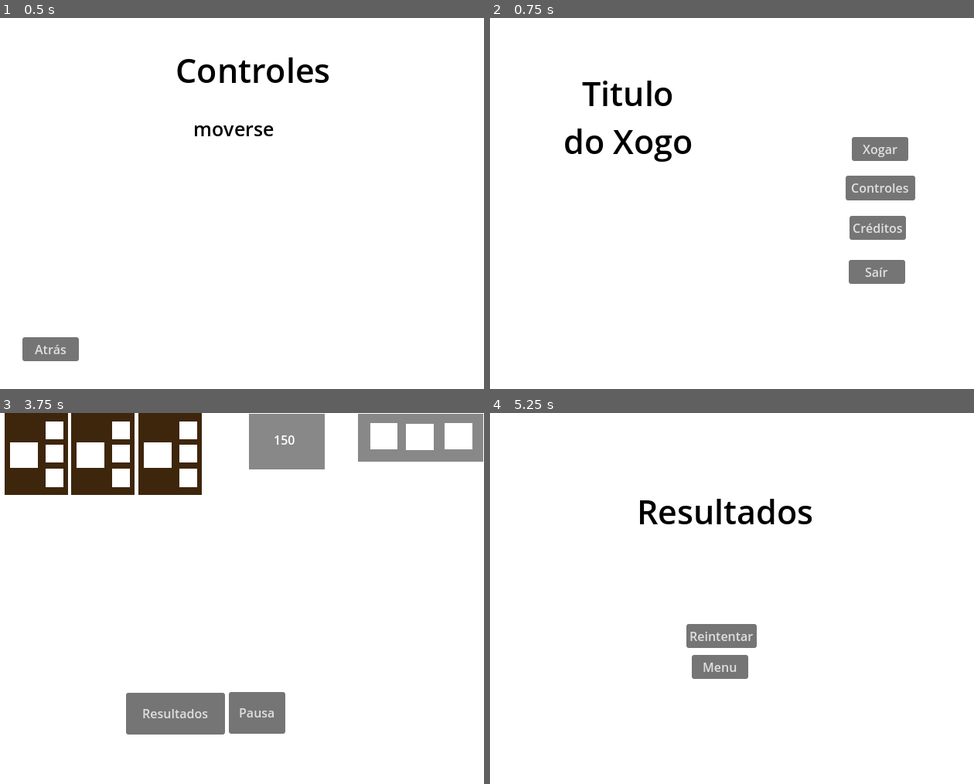
Above: before the commit, frames 1-4 (two rows, left to right).
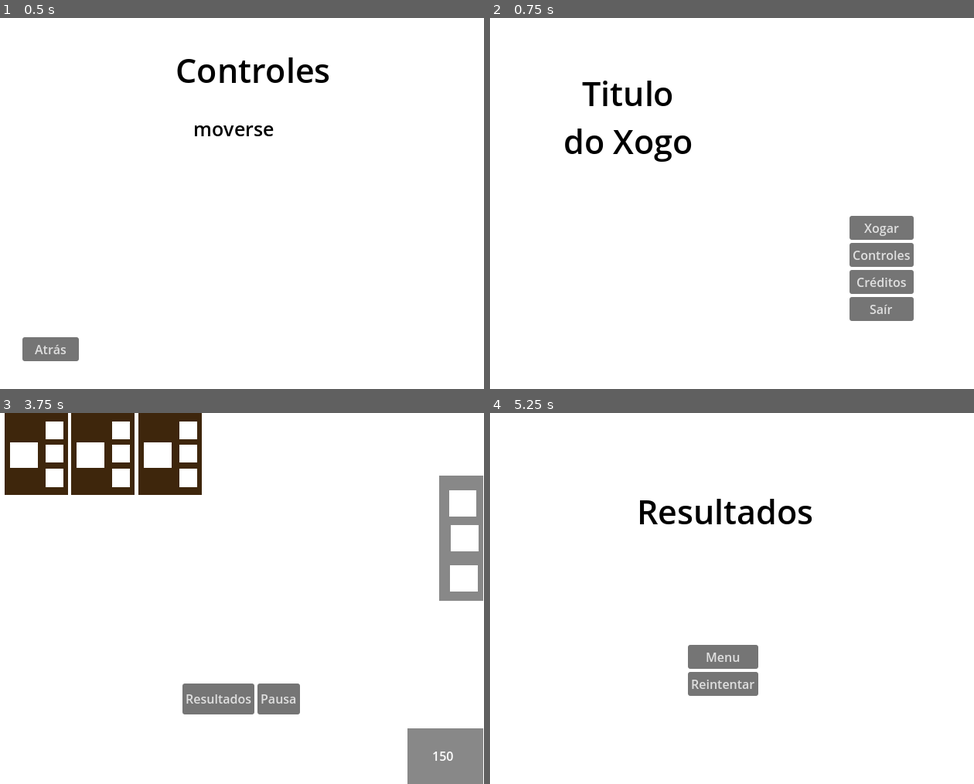
Above: after the commit, the same moments.

Repository: amenrio/techo-de-cristal
Game: Godot game, scene res://02_scenes/04_screens/controls_screen.tscn
The game is run twice, just before and just after one commit, with the same random seed, the same clock (stepped at 60 frames per second) and the same inputs. This scene is started directly instead of the project's main scene.
Inputs:
- Up to frame 1 (0.5 s): no input
- Up to frame 2 (0.75 s): click "Atrás" at 0.5 s
- Up to frame 3 (3.75 s): click "Créditos" at 1.25 s; click "Atrás" at 2 s; click "Xogar" at 2.75 s; click "Continuar" at 3.5 s
- Up to frame 4 (5.25 s): click "Resultados" at 4.25 s; click "Continuar" at 5 s

Frame 1 is identical in both runs. In frame 2, 4.1% of the frame differs, in the area x 73-88%, y 32-82%; in frame 3, 12%, in the area x 26-100%, y 0-100%; in frame 4, 2.2%.

Commit message:
everything in canvas layers

Diff:
--- a/02_scenes/04_screens/controls_screen.tscn
+++ b/02_scenes/04_screens/controls_screen.tscn
@@ -7,15 +7,26 @@
 [node name="controlsScreen" type="Node2D"]
 script = ExtResource("1_iwvct")
 
-[node name="fondo" type="ColorRect" parent="."]
+[node name="CanvasLayer" type="CanvasLayer" parent="."]
+
+[node name="interfaces" type="Control" parent="CanvasLayer"]
+layout_mode = 3
+anchors_preset = 15
+anchor_right = 1.0
+anchor_bottom = 1.0
+grow_horizontal = 2
+grow_vertical = 2
+metadata/_edit_use_anchors_ = true
+
+[node name="fondoPlaceholder" type="ColorRect" parent="CanvasLayer/interfaces"]
 offset_right = 640.0
 offset_bottom = 480.0
 metadata/_edit_use_anchors_ = true
 
-[node name="nombreCtr" type="Label" parent="."]
+[node name="nombreCtr" type="Label" parent="CanvasLayer/interfaces"]
 offset_left = 241.0
 offset_top = 38.0
-offset_right = 408.0
+offset_right = 441.0
 offset_bottom = 162.0
 theme = SubResource("Theme_u2luw")
 theme_override_colors/font_color = Color(0, 0, 0, 1)
@@ -24,15 +35,7 @@
 horizontal_alignment = 1
 metadata/_edit_use_anchors_ = true
 
-[node name="bControlesAtras" type="Button" parent="."]
-offset_left = 43.0
-offset_top = 413.0
-offset_right = 116.0
-offset_bottom = 444.0
-text = "Atrás"
-metadata/_edit_use_anchors_ = true
-
-[node name="textoCtr" type="Label" parent="."]
+[node name="textoCtr" type="Label" parent="CanvasLayer/interfaces"]
 offset_left = 129.0
 offset_top = 126.0
 offset_right = 503.0
@@ -44,4 +47,12 @@
 horizontal_alignment = 1
 metadata/_edit_use_anchors_ = true
 
-[connection signal="pressed" from="bControlesAtras" to="." method="_on_b_controles_atras_pressed"]
+[node name="bControlesAtras" type="Button" parent="CanvasLayer/interfaces"]
+offset_left = 43.0
+offset_top = 413.0
+offset_right = 116.0
+offset_bottom = 444.0
+text = "Atrás"
+metadata/_edit_use_anchors_ = true
+
+[connection signal="pressed" from="CanvasLayer/interfaces/bControlesAtras" to="." method="_on_b_controles_atras_pressed"]
--- a/02_scenes/04_screens/credits_screen.tscn
+++ b/02_scenes/04_screens/credits_screen.tscn
@@ -7,15 +7,33 @@
 [node name="creditsScreen" type="Node2D"]
 script = ExtResource("1_ohgdq")
 
-[node name="fondo" type="ColorRect" parent="."]
+[node name="CanvasLayer" type="CanvasLayer" parent="."]
+
+[node name="interfaces" type="Control" parent="CanvasLayer"]
+layout_mode = 3
+anchors_preset = 15
+anchor_right = 1.0
+anchor_bottom = 1.0
+grow_horizontal = 2
+grow_vertical = 2
+metadata/_edit_use_anchors_ = true
+
+[node name="bgIMG" type="TextureRect" parent="CanvasLayer/interfaces"]
+layout_mode = 1
+anchors_preset = 15
+anchor_right = 1.0
+anchor_bottom = 1.0
+grow_horizontal = 2
+grow_vertical = 2
+
+[node name="fondoplaceholder" type="ColorRect" parent="CanvasLayer/interfaces"]
 offset_right = 640.0
 offset_bottom = 480.0
-metadata/_edit_use_anchors_ = true
 
-[node name="nombreCreditos" type="Label" parent="."]
+[node name="nombreCreditos" type="Label" parent="CanvasLayer/interfaces"]
 offset_left = 241.0
 offset_top = 38.0
-offset_right = 408.0
+offset_right = 415.0
 offset_bottom = 162.0
 theme = SubResource("Theme_60m0t")
 theme_override_colors/font_color = Color(0, 0, 0, 1)
@@ -24,15 +42,7 @@
 horizontal_alignment = 1
 metadata/_edit_use_anchors_ = true
 
-[node name="bCreditosAtras" type="Button" parent="."]
-offset_left = 43.0
-offset_top = 413.0
-offset_right = 116.0
-offset_bottom = 444.0
-text = "Atrás"
-metadata/_edit_use_anchors_ = true
-
-[node name="textoCreditos" type="Label" parent="."]
+[node name="textoCreditos" type="Label" parent="CanvasLayer/interfaces"]
 offset_left = 129.0
 offset_top = 126.0
 offset_right = 503.0
@@ -46,4 +56,12 @@
 horizontal_alignment = 1
 metadata/_edit_use_anchors_ = true
 
-[connection signal="pressed" from="bCreditosAtras" to="." method="_on_b_creditos_atras_pressed"]
+[node name="bCreditosAtras" type="Button" parent="CanvasLayer/interfaces"]
+offset_left = 43.0
+offset_top = 413.0
+offset_right = 116.0
+offset_bottom = 444.0
+text = "Atrás"
+metadata/_edit_use_anchors_ = true
+
+[connection signal="pressed" from="CanvasLayer/interfaces/bCreditosAtras" to="." method="_on_b_creditos_atras_pressed"]
--- a/02_scenes/04_screens/feedback_screen.tscn
+++ b/02_scenes/04_screens/feedback_screen.tscn
@@ -5,12 +5,28 @@
 [node name="feedbackScreen" type="Node2D"]
 script = ExtResource("1_octdh")
 
-[node name="fondo" type="ColorRect" parent="."]
+[node name="CanvasLayer" type="CanvasLayer" parent="."]
+
+[node name="interfaces" type="Control" parent="CanvasLayer"]
+layout_mode = 3
+anchors_preset = 15
+anchor_right = 1.0
+anchor_bottom = 1.0
+grow_horizontal = 2
+grow_vertical = 2
+metadata/_edit_use_anchors_ = true
+
+[node name="bgIMG" type="TextureRect" parent="CanvasLayer/interfaces"]
+layout_mode = 0
+offset_right = 40.0
+offset_bottom = 40.0
+
+[node name="fondoPLACEHOLDER" type="ColorRect" parent="CanvasLayer/interfaces"]
 offset_right = 640.0
 offset_bottom = 480.0
 metadata/_edit_use_anchors_ = true
 
-[node name="ColorRect" type="ColorRect" parent="."]
+[node name="ColorRectPLACEHOLDER" type="ColorRect" parent="CanvasLayer/interfaces"]
 offset_left = 67.0
 offset_top = 2.0
 offset_right = 595.0
@@ -18,7 +34,29 @@
 color = Color(0.635294, 0.6, 0.466667, 1)
 metadata/_edit_use_anchors_ = true
 
-[node name="bContinuar" type="Button" parent="."]
+[node name="ColorRect4PLACEHOLDER" type="ColorRect" parent="CanvasLayer/interfaces"]
+offset_left = 84.0
+offset_top = 309.0
+offset_right = 563.0
+offset_bottom = 376.0
+color = Color(0.231373, 0.156863, 0.0588235, 1)
+
+[node name="feedbackBox" type="TextureRect" parent="CanvasLayer/interfaces"]
+layout_mode = 0
+offset_left = 84.0
+offset_top = 309.0
+offset_right = 124.0
+offset_bottom = 349.0
+
+[node name="feedbackText" type="Label" parent="CanvasLayer/interfaces/feedbackBox"]
+layout_mode = 0
+offset_left = 8.0
+offset_top = 15.0
+offset_right = 473.0
+offset_bottom = 58.0
+text = "\"Non diches nin un só pau á auga. Faralo mellor á próxima?\""
+
+[node name="bContinuar" type="Button" parent="CanvasLayer/interfaces"]
 offset_left = 520.0
 offset_top = 413.0
 offset_right = 606.0
@@ -26,19 +64,4 @@
 text = "Continuar"
 metadata/_edit_use_anchors_ = true
 
-[node name="ColorRect4" type="ColorRect" parent="."]
-offset_left = 84.0
-offset_top = 309.0
-offset_right = 563.0
-offset_bottom = 376.0
-color = Color(0.231373, 0.156863, 0.0588235, 1)
-
-[node name="Label" type="Label" parent="ColorRect4"]
-layout_mode = 0
-offset_left = 8.0
-offset_top = 15.0
-offset_right = 473.0
-offset_bottom = 58.0
-text = "\"Non diches nin un só pau á auga. Faralo mellor á próxima?\""
-
-[connection signal="pressed" from="bContinuar" to="." method="_on_b_continuar_pressed"]
+[connection signal="pressed" from="CanvasLayer/interfaces/bContinuar" to="." method="_on_b_continuar_pressed"]
--- a/02_scenes/04_screens/game_screen.tscn
+++ b/02_scenes/04_screens/game_screen.tscn
@@ -5,152 +5,184 @@
 [node name="gameScreen" type="Node2D"]
 script = ExtResource("1_fhcjr")
 
-[node name="fondo" type="ColorRect" parent="."]
+[node name="CanvasLayer" type="CanvasLayer" parent="."]
+
+[node name="interfaces" type="Control" parent="CanvasLayer"]
+layout_mode = 3
+anchors_preset = 15
+anchor_right = 1.0
+anchor_bottom = 1.0
+grow_horizontal = 2
+grow_vertical = 2
+metadata/_edit_use_anchors_ = true
+
+[node name="fondoPLACEHOLDER" type="ColorRect" parent="CanvasLayer/interfaces"]
 offset_right = 640.0
 offset_bottom = 480.0
 
-[node name="bResultados" type="Button" parent="."]
-offset_left = 177.0
-offset_top = 362.0
-offset_right = 305.0
-offset_bottom = 416.0
+[node name="bgIMG" type="TextureRect" parent="CanvasLayer/interfaces"]
+layout_mode = 0
+offset_right = 40.0
+offset_bottom = 40.0
+
+[node name="HBoxContainer" type="HBoxContainer" parent="CanvasLayer/interfaces"]
+layout_mode = 0
+offset_left = 250.0
+offset_top = 350.0
+offset_right = 402.0
+offset_bottom = 390.0
+
+[node name="bResultados" type="Button" parent="CanvasLayer/interfaces/HBoxContainer"]
+layout_mode = 2
 text = "Resultados"
 
-[node name="bPausa" type="Button" parent="."]
-offset_left = 310.0
-offset_top = 361.0
-offset_right = 383.0
-offset_bottom = 415.0
+[node name="bPausa" type="Button" parent="CanvasLayer/interfaces/HBoxContainer"]
+layout_mode = 2
 text = "Pausa"
 
-[node name="comandafondo1" type="ColorRect" parent="."]
+[node name="comandafondo1" type="ColorRect" parent="CanvasLayer/interfaces"]
 offset_left = 20.0
 offset_right = 102.0
 offset_bottom = 106.0
 color = Color(0.243137, 0.14902, 0.0470588, 1)
 
-[node name="platoSprite" type="ColorRect" parent="comandafondo1"]
+[node name="platoSprite" type="ColorRect" parent="CanvasLayer/interfaces/comandafondo1"]
+layout_mode = 0
 offset_left = 7.0
 offset_top = 38.0
 offset_right = 43.0
 offset_bottom = 71.0
 
-[node name="comidaSprite3" type="ColorRect" parent="comandafondo1"]
+[node name="comidaSprite3" type="ColorRect" parent="CanvasLayer/interfaces/comandafondo1"]
+layout_mode = 0
 offset_left = 53.0
 offset_top = 72.0
 offset_right = 76.0
 offset_bottom = 96.0
 
-[node name="comidaSprite2" type="ColorRect" parent="comandafondo1"]
+[node name="comidaSprite2" type="ColorRect" parent="CanvasLayer/interfaces/comandafondo1"]
+layout_mode = 0
 offset_left = 53.0
 offset_top = 41.0
 offset_right = 76.0
 offset_bottom = 64.0
 
-[node name="comidaSprite1" type="ColorRect" parent="comandafondo1"]
+[node name="comidaSprite1" type="ColorRect" parent="CanvasLayer/interfaces/comandafondo1"]
+layout_mode = 0
 offset_left = 53.0
 offset_top = 11.0
 offset_right = 76.0
 offset_bottom = 34.0
 
-[node name="comandafondo2" type="ColorRect" parent="."]
+[node name="comandafondo2" type="ColorRect" parent="CanvasLayer/interfaces"]
 offset_left = 106.0
 offset_right = 188.0
 offset_bottom = 106.0
 color = Color(0.243137, 0.14902, 0.0470588, 1)
 
-[node name="platoSprite" type="ColorRect" parent="comandafondo2"]
+[node name="platoSprite" type="ColorRect" parent="CanvasLayer/interfaces/comandafondo2"]
+layout_mode = 0
 offset_left = 7.0
 offset_top = 38.0
 offset_right = 43.0
 offset_bottom = 71.0
 
-[node name="comidaSprite3" type="ColorRect" parent="comandafondo2"]
+[node name="comidaSprite3" type="ColorRect" parent="CanvasLayer/interfaces/comandafondo2"]
+layout_mode = 0
 offset_left = 53.0
 offset_top = 72.0
 offset_right = 76.0
 offset_bottom = 96.0
 
-[node name="comidaSprite2" type="ColorRect" parent="comandafondo2"]
+[node name="comidaSprite2" type="ColorRect" parent="CanvasLayer/interfaces/comandafondo2"]
+layout_mode = 0
 offset_left = 53.0
 offset_top = 41.0
 offset_right = 76.0
 offset_bottom = 64.0
 
-[node name="comidaSprite1" type="ColorRect" parent="comandafondo2"]
+[node name="comidaSprite1" type="ColorRect" parent="CanvasLayer/interfaces/comandafondo2"]
+layout_mode = 0
 offset_left = 53.0
 offset_top = 11.0
 offset_right = 76.0
 offset_bottom = 34.0
 
-[node name="comandafondo3" type="ColorRect" parent="."]
+[node name="comandafondo3" type="ColorRect" parent="CanvasLayer/interfaces"]
 offset_left = 193.0
 offset_right = 275.0
 offset_bottom = 106.0
 color = Color(0.243137, 0.14902, 0.0470588, 1)
 
-[node name="platoSprite" type="ColorRect" parent="comandafondo3"]
+[node name="platoSprite" type="ColorRect" parent="CanvasLayer/interfaces/comandafondo3"]
+layout_mode = 0
 offset_left = 7.0
 offset_top = 38.0
 offset_right = 43.0
 offset_bottom = 71.0
 
-[node name="comidaSprite3" type="ColorRect" parent="comandafondo3"]
+[node name="comidaSprite3" type="ColorRect" parent="CanvasLayer/interfaces/comandafondo3"]
+layout_mode = 0
 offset_left = 53.0
 offset_top = 72.0
 offset_right = 76.0
 offset_bottom = 96.0
 
-[node name="comidaSprite2" type="ColorRect" parent="comandafondo3"]
+[node name="comidaSprite2" type="ColorRect" parent="CanvasLayer/interfaces/comandafondo3"]
+layout_mode = 0
 offset_left = 53.0
 offset_top = 41.0
 offset_right = 76.0
 offset_bottom = 64.0
 
-[node name="comidaSprite1" type="ColorRect" parent="comandafondo3"]
+[node name="comidaSprite1" type="ColorRect" parent="CanvasLayer/interfaces/comandafondo3"]
+layout_mode = 0
 offset_left = 53.0
 offset_top = 11.0
 offset_right = 76.0
 offset_bottom = 34.0
 
-[node name="fondo3" type="ColorRect" parent="."]
-offset_left = 477.0
-offset_top = 1.0
+[node name="fondo3" type="ColorRect" parent="CanvasLayer/interfaces"]
+offset_left = 582.0
+offset_top = 81.0
 offset_right = 639.0
-offset_bottom = 63.0
+offset_bottom = 243.0
 color = Color(0.533333, 0.533333, 0.533333, 1)
 
-[node name="comidaSprite3" type="ColorRect" parent="fondo3"]
-offset_left = 112.0
-offset_top = 12.0
-offset_right = 148.0
-offset_bottom = 46.0
+[node name="comidaSprite3" type="ColorRect" parent="CanvasLayer/interfaces/fondo3"]
+layout_mode = 0
+offset_left = 14.0
+offset_top = 116.0
+offset_right = 50.0
+offset_bottom = 150.0
 
-[node name="comidaSprite2" type="ColorRect" parent="fondo3"]
-offset_left = 62.0
-offset_top = 13.0
-offset_right = 98.0
-offset_bottom = 47.0
+[node name="comidaSprite2" type="ColorRect" parent="CanvasLayer/interfaces/fondo3"]
+layout_mode = 0
+offset_left = 15.0
+offset_top = 64.0
+offset_right = 51.0
+offset_bottom = 98.0
 
-[node name="comidaSprite1" type="ColorRect" parent="fondo3"]
-offset_left = 16.0
-offset_top = 12.0
-offset_right = 51.0
-offset_bottom = 46.0
+[node name="comidaSprite1" type="ColorRect" parent="CanvasLayer/interfaces/fondo3"]
+layout_mode = 0
+offset_left = 13.0
+offset_top = 19.0
+offset_right = 48.0
+offset_bottom = 53.0
 
-[node name="fondo2" type="ColorRect" parent="."]
-offset_left = 336.0
-offset_top = 1.0
-offset_right = 434.0
-offset_bottom = 73.0
+[node name="fondoTimerPLACEHOLDER" type="ColorRect" parent="CanvasLayer/interfaces"]
+offset_left = 541.0
+offset_top = 408.0
+offset_right = 639.0
+offset_bottom = 480.0
 color = Color(0.533333, 0.533333, 0.533333, 1)
 
-[node name="Label" type="Label" parent="."]
-offset_left = 368.0
-offset_top = 23.0
-offset_right = 408.0
-offset_bottom = 49.0
+[node name="Label" type="Label" parent="CanvasLayer/interfaces"]
+offset_left = 573.0
+offset_top = 432.0
+offset_right = 613.0
+offset_bottom = 458.0
 text = "150"
 
-[connection signal="pressed" from="bResultados" to="." method="_on_b_resultados_pressed"]
-[connection signal="pressed" from="bPausa" to="." method="_on_b_pausa_pressed"]
+[connection signal="pressed" from="CanvasLayer/interfaces/HBoxContainer/bResultados" to="." method="_on_b_resultados_pressed"]
+[connection signal="pressed" from="CanvasLayer/interfaces/HBoxContainer/bPausa" to="." method="_on_b_pausa_pressed"]
--- a/02_scenes/04_screens/menu_screen.tscn
+++ b/02_scenes/04_screens/menu_screen.tscn
@@ -16,10 +16,23 @@
 anchor_bottom = 1.0
 grow_horizontal = 2
 grow_vertical = 2
+metadata/_edit_use_anchors_ = true
 
-[node name="fondoPlacecolorholder" type="ColorRect" parent="CanvasLayer/interfaces"]
-offset_right = 640.0
-offset_bottom = 480.0
+[node name="bgIMAGE" type="TextureRect" parent="CanvasLayer/interfaces"]
+layout_mode = 1
+anchors_preset = 15
+anchor_right = 1.0
+anchor_bottom = 1.0
+grow_horizontal = 2
+grow_vertical = 2
+
+[node name="fondoPlaceholder" type="ColorRect" parent="CanvasLayer/interfaces"]
+layout_mode = 1
+anchors_preset = 15
+anchor_right = 1.0
+anchor_bottom = 1.0
+grow_horizontal = 2
+grow_vertical = 2
 
 [node name="nombreTitulo" type="Label" parent="CanvasLayer/interfaces"]
 offset_left = 109.0
@@ -33,35 +46,30 @@
 do Xogo"
 horizontal_alignment = 1
 
-[node name="bCreditos" type="Button" parent="CanvasLayer/interfaces"]
+[node name="VBoxContainer" type="VBoxContainer" parent="CanvasLayer/interfaces"]
+layout_mode = 0
 offset_left = 479.0
 offset_top = 256.0
-offset_right = 552.0
-offset_bottom = 287.0
+offset_right = 519.0
+offset_bottom = 296.0
+
+[node name="bXogar" type="Button" parent="CanvasLayer/interfaces/VBoxContainer"]
+layout_mode = 2
+text = "Xogar"
+
+[node name="bControles" type="Button" parent="CanvasLayer/interfaces/VBoxContainer"]
+layout_mode = 2
+text = "Controles"
+
+[node name="bCreditos" type="Button" parent="CanvasLayer/interfaces/VBoxContainer"]
+layout_mode = 2
 text = "Créditos"
 
-[node name="bSair" type="Button" parent="CanvasLayer/interfaces"]
-offset_left = 478.0
-offset_top = 313.0
-offset_right = 551.0
-offset_bottom = 344.0
+[node name="bSair" type="Button" parent="CanvasLayer/interfaces/VBoxContainer"]
+layout_mode = 2
 text = "Saír"
 
-[node name="bXogar" type="Button" parent="CanvasLayer/interfaces"]
-offset_left = 482.0
-offset_top = 154.0
-offset_right = 555.0
-offset_bottom = 185.0
-text = "Xogar"
-
-[node name="bControles" type="Button" parent="CanvasLayer/interfaces"]
-offset_left = 474.0
-offset_top = 204.0
-offset_right = 564.0
-offset_bottom = 236.0
-text = "Controles"
-
-[connection signal="pressed" from="CanvasLayer/interfaces/bCreditos" to="." method="_on_b_creditos_pressed"]
-[connection signal="pressed" from="CanvasLayer/interfaces/bSair" to="." method="_on_b_sair_pressed"]
-[connection signal="pressed" from="CanvasLayer/interfaces/bXogar" to="." method="_on_b_xogar_pressed"]
-[connection signal="pressed" from="CanvasLayer/interfaces/bControles" to="." method="_on_b_controles_pressed"]
+[connection signal="pressed" from="CanvasLayer/interfaces/VBoxContainer/bXogar" to="." method="_on_b_xogar_pressed"]
+[connection signal="pressed" from="CanvasLayer/interfaces/VBoxContainer/bControles" to="." method="_on_b_controles_pressed"]
+[connection signal="pressed" from="CanvasLayer/interfaces/VBoxContainer/bCreditos" to="." method="_on_b_creditos_pressed"]
+[connection signal="pressed" from="CanvasLayer/interfaces/VBoxContainer/bSair" to="." method="_on_b_sair_pressed"]
--- a/02_scenes/04_screens/pause_screen.tscn
+++ b/02_scenes/04_screens/pause_screen.tscn
@@ -7,11 +7,22 @@
 [node name="pauseScreen" type="Node2D"]
 script = ExtResource("1_nh62t")
 
-[node name="fondo" type="ColorRect" parent="."]
+[node name="CanvasLayer" type="CanvasLayer" parent="."]
+
+[node name="interfaces" type="Control" parent="CanvasLayer"]
+layout_mode = 3
+anchors_preset = 15
+anchor_right = 1.0
+anchor_bottom = 1.0
+grow_horizontal = 2
+grow_vertical = 2
+metadata/_edit_use_anchors_ = true
+
+[node name="fondoPlaceholder" type="ColorRect" parent="CanvasLayer/interfaces"]
 offset_right = 640.0
 offset_bottom = 480.0
 
-[node name="nombreTitulo" type="Label" parent="."]
+[node name="textoPausa" type="Label" parent="CanvasLayer/interfaces"]
 offset_left = 235.0
 offset_top = 103.0
 offset_right = 402.0
@@ -22,19 +33,20 @@
 text = "Pausa"
 horizontal_alignment = 1
 
-[node name="bMenu" type="Button" parent="."]
-offset_left = 279.0
-offset_top = 240.0
-offset_right = 352.0
-offset_bottom = 271.0
+[node name="VBoxContainer" type="VBoxContainer" parent="CanvasLayer/interfaces"]
+layout_mode = 0
+offset_left = 280.0
+offset_top = 300.0
+offset_right = 337.0
+offset_bottom = 366.0
+
+[node name="bMenu" type="Button" parent="CanvasLayer/interfaces/VBoxContainer"]
+layout_mode = 2
 text = "Menu"
 
-[node name="bVolver" type="Button" parent="."]
-offset_left = 279.0
-offset_top = 201.0
-offset_right = 352.0
-offset_bottom = 232.0
+[node name="bVolver" type="Button" parent="CanvasLayer/interfaces/VBoxContainer"]
+layout_mode = 2
 text = "Volver"
 
-[connection signal="pressed" from="bMenu" to="." method="_on_b_menu_pressed"]
-[connection signal="pressed" from="bVolver" to="." method="_on_b_volver_pressed"]
+[connection signal="pressed" from="CanvasLayer/interfaces/VBoxContainer/bMenu" to="." method="_on_b_menu_pressed"]
+[connection signal="pressed" from="CanvasLayer/interfaces/VBoxContainer/bVolver" to="." method="_on_b_volver_pressed"]
--- a/02_scenes/04_screens/pregame_screen.tscn
+++ b/02_scenes/04_screens/pregame_screen.tscn
@@ -5,51 +5,65 @@
 [node name="pregameScreen" type="Node2D"]
 script = ExtResource("1_cijfa")
 
-[node name="fondo" type="ColorRect" parent="."]
+[node name="CanvasLayer" type="CanvasLayer" parent="."]
+
+[node name="interfaces" type="Control" parent="CanvasLayer"]
+layout_mode = 3
+anchors_preset = 15
+anchor_right = 1.0
+anchor_bottom = 1.0
+grow_horizontal = 2
+grow_vertical = 2
+metadata/_edit_use_anchors_ = true
+
+[node name="fondoplaceholder" type="ColorRect" parent="CanvasLayer/interfaces"]
 offset_right = 640.0
 offset_bottom = 480.0
-metadata/_edit_use_anchors_ = true
 
-[node name="ColorRect" type="ColorRect" parent="."]
+[node name="imgFondo" type="TextureRect" parent="CanvasLayer/interfaces"]
+offset_right = 40.0
+offset_bottom = 40.0
+
+[node name="ColorRectplaceholder" type="ColorRect" parent="CanvasLayer/interfaces"]
 offset_left = 245.0
 offset_top = 29.0
 offset_right = 615.0
 offset_bottom = 369.0
 color = Color(0.635294, 0.6, 0.466667, 1)
 
-[node name="bContinuar" type="Button" parent="."]
+[node name="bContinuar" type="Button" parent="CanvasLayer/interfaces"]
 offset_left = 520.0
 offset_top = 413.0
 offset_right = 606.0
 offset_bottom = 444.0
 text = "Continuar"
-metadata/_edit_use_anchors_ = true
 
-[node name="ColorRect2" type="ColorRect" parent="."]
+[node name="ColorRect2placeholder" type="ColorRect" parent="CanvasLayer/interfaces"]
 offset_left = 44.0
 offset_top = 298.0
 offset_right = 99.0
 offset_bottom = 432.0
 color = Color(0.635294, 0.6, 0.466667, 1)
 
-[node name="ColorRect3" type="ColorRect" parent="."]
+[node name="ColorRect3placeholder" type="ColorRect" parent="CanvasLayer/interfaces"]
 offset_left = 112.0
 offset_top = 254.0
 offset_right = 165.0
 offset_bottom = 388.0
 color = Color(0.635294, 0.6, 0.466667, 1)
 
-[node name="ColorRect4" type="ColorRect" parent="."]
+[node name="colorPlaceholder" type="ColorRect" parent="CanvasLayer/interfaces"]
 offset_left = 48.0
 offset_top = 196.0
 offset_right = 278.0
 offset_bottom = 236.0
 color = Color(0.231373, 0.156863, 0.0588235, 1)
 
-[node name="Label" type="Label" parent="ColorRect4"]
+[node name="dialogueplaceholder" type="Label" parent="CanvasLayer/interfaces/colorPlaceholder"]
+layout_mode = 0
 offset_top = 8.0
 offset_right = 230.0
 offset_bottom = 47.0
 text = "\"Lembra, este plato faise así\""
 
-[connection signal="pressed" from="bContinuar" to="." method="_on_b_continuar_pressed"]
+[connection signal="pressed" from="CanvasLayer/interfaces/bContinuar" to="." method="_on_b_continuar_pressed"]
--- a/02_scenes/04_screens/results_screen.tscn
+++ b/02_scenes/04_screens/results_screen.tscn
@@ -7,11 +7,29 @@
 [node name="resultsScreen" type="Node2D"]
 script = ExtResource("1_70ytu")
 
-[node name="fondo" type="ColorRect" parent="."]
+[node name="CanvasLayer" type="CanvasLayer" parent="."]
+
+[node name="interfaces" type="Control" parent="CanvasLayer"]
+layout_mode = 3
+anchors_preset = 15
+anchor_right = 1.0
+anchor_bottom = 1.0
+grow_horizontal = 2
+grow_vertical = 2
+metadata/_edit_use_anchors_ = true
+
+[node name="fondoPlaceholder" type="ColorRect" parent="CanvasLayer/interfaces"]
+layout_mode = 0
 offset_right = 640.0
 offset_bottom = 480.0
 
-[node name="tResultados" type="Label" parent="."]
+[node name="bgIMG" type="TextureRect" parent="CanvasLayer/interfaces"]
+layout_mode = 0
+offset_right = 40.0
+offset_bottom = 40.0
+
+[node name="tResultados" type="Label" parent="CanvasLayer/interfaces"]
+layout_mode = 0
 offset_left = 204.0
 offset_top = 98.0
 offset_right = 432.0
@@ -22,19 +40,20 @@
 text = "Resultados"
 horizontal_alignment = 1
 
-[node name="bMenu" type="Button" parent="."]
-offset_left = 275.0
-offset_top = 313.0
-offset_right = 348.0
-offset_bottom = 344.0
+[node name="VBoxContainer" type="VBoxContainer" parent="CanvasLayer/interfaces"]
+layout_mode = 0
+offset_left = 270.0
+offset_top = 300.0
+offset_right = 361.0
+offset_bottom = 366.0
+
+[node name="bMenu" type="Button" parent="CanvasLayer/interfaces/VBoxContainer"]
+layout_mode = 2
 text = "Menu"
 
-[node name="bReintentar" type="Button" parent="."]
-offset_left = 268.0
-offset_top = 273.0
-offset_right = 359.0
-offset_bottom = 304.0
+[node name="bReintentar" type="Button" parent="CanvasLayer/interfaces/VBoxContainer"]
+layout_mode = 2
 text = "Reintentar"
 
-[connection signal="pressed" from="bMenu" to="." method="_on_b_menu_pressed"]
-[connection signal="pressed" from="bReintentar" to="." method="_on_b_reintentar_pressed"]
+[connection signal="pressed" from="CanvasLayer/interfaces/VBoxContainer/bMenu" to="." method="_on_b_menu_pressed"]
+[connection signal="pressed" from="CanvasLayer/interfaces/VBoxContainer/bReintentar" to="." method="_on_b_reintentar_pressed"]
